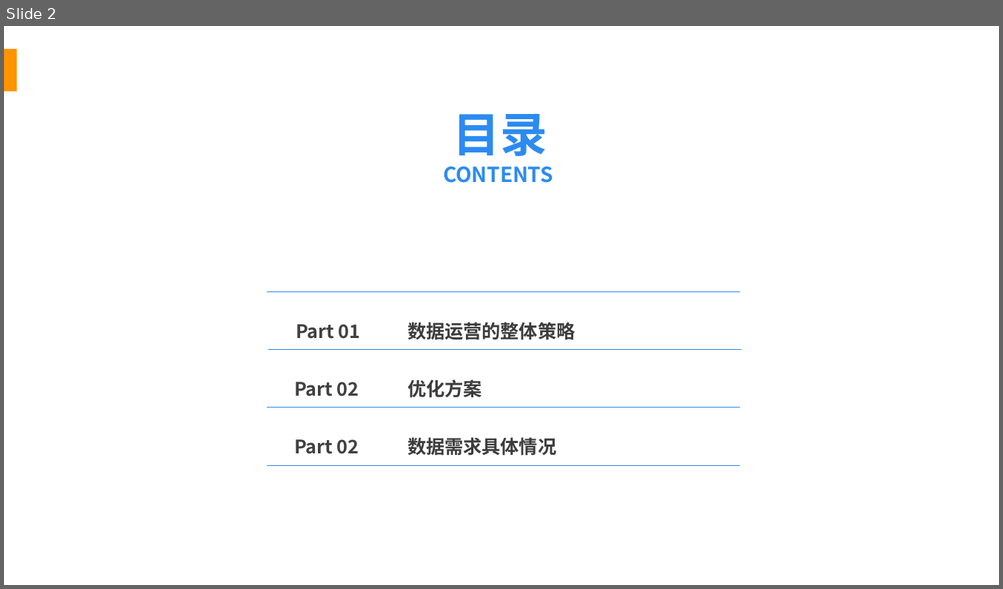
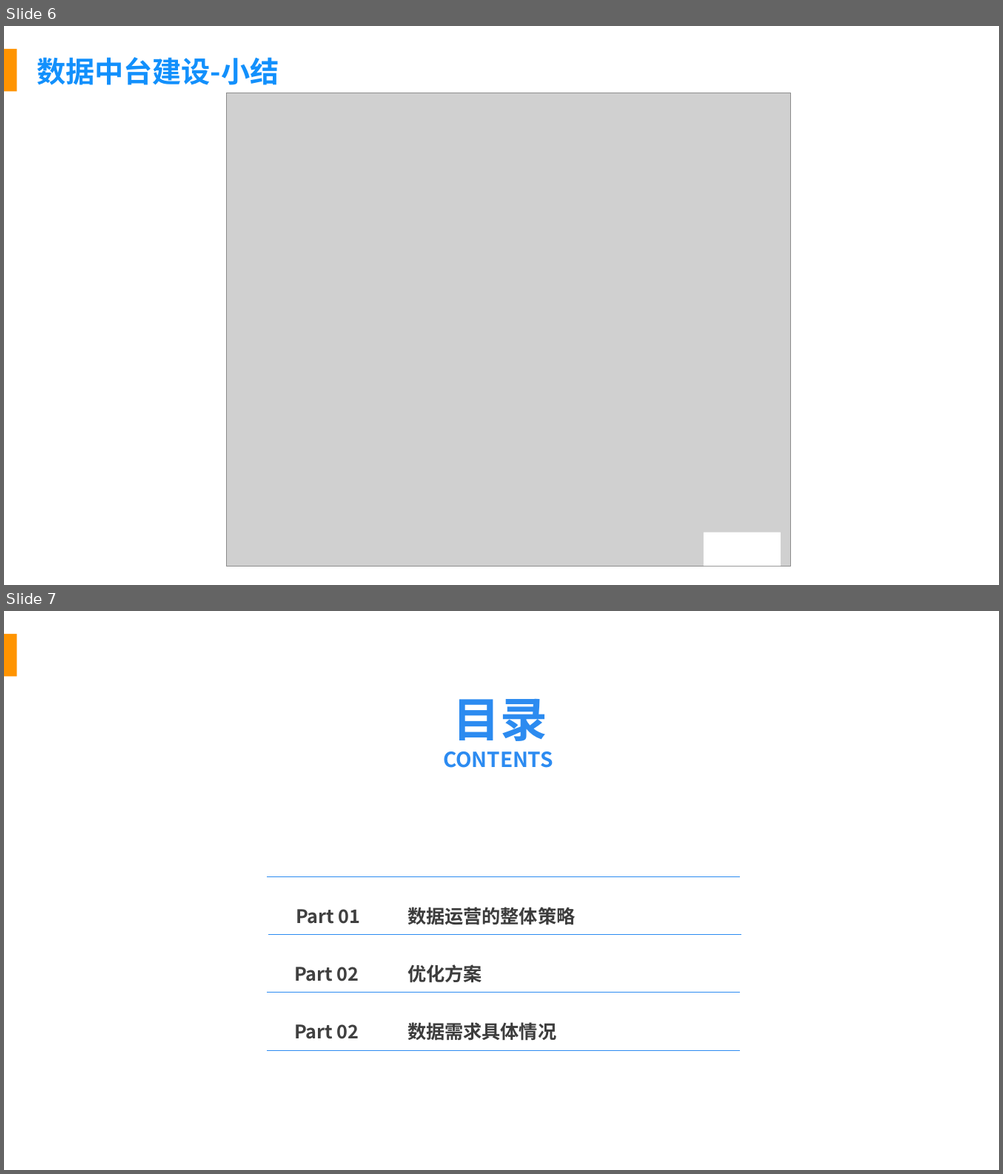
Before and after one commit to fancyChuan/reading-mindmap, a slide deck: PPT/数据建设知识体系.pptx. Shown one above the other, each under a label of ours: slide 2 before the commit, slides 6 and 7 after it. The pictures are 1003x589 and 1003x1174 pixels, drawn with LibreOffice and Linux fonts; fonts in the diff are those of the drawing; grey boxes stand for pictures; background and template pictures are left out. Boxes give left, top, right and bottom in pixels: in the first picture for what was removed or moved away, otherwise in the second. Text is boxed around its words. In the diff, an @@ line names an element or a change of style, - is before the commit and + after.

```diff
--- a/PPT/数据建设知识体系.pptx
+++ b/PPT/数据建设知识体系.pptx
@@ slide 6 added at box(4, 26, 999, 585), background #FFFFFF; not listed: 1 template element that a slide beside it also shows @@
@@ text added at box(37, 57, 279, 85), 28 pt, text #1290FC, bold @@
+数据中台建设-小结
@@ picture added at box(226, 93, 791, 567) @@
@@ rectangle added at box(703, 533, 780, 566), fill #FFFFFF @@
@@ what was slide 2 is now slide 7 @@
```
Also in this commit, not shown: 1 slide changed, 8 other slides added.
